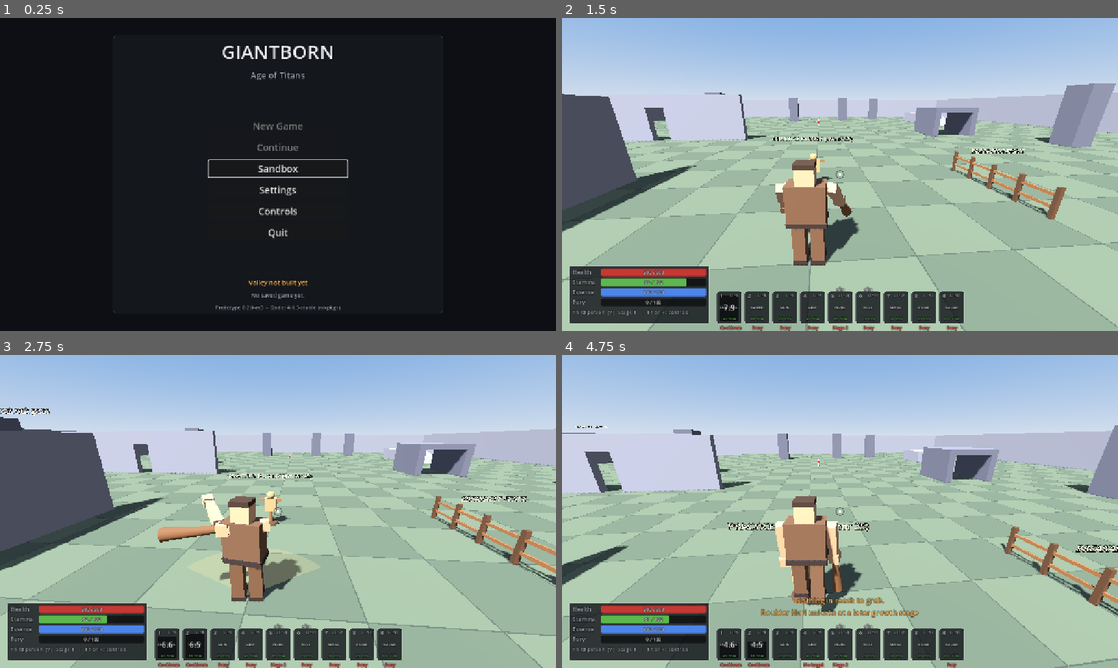
Above: before the commit, frames 1-4 (two rows, left to right).
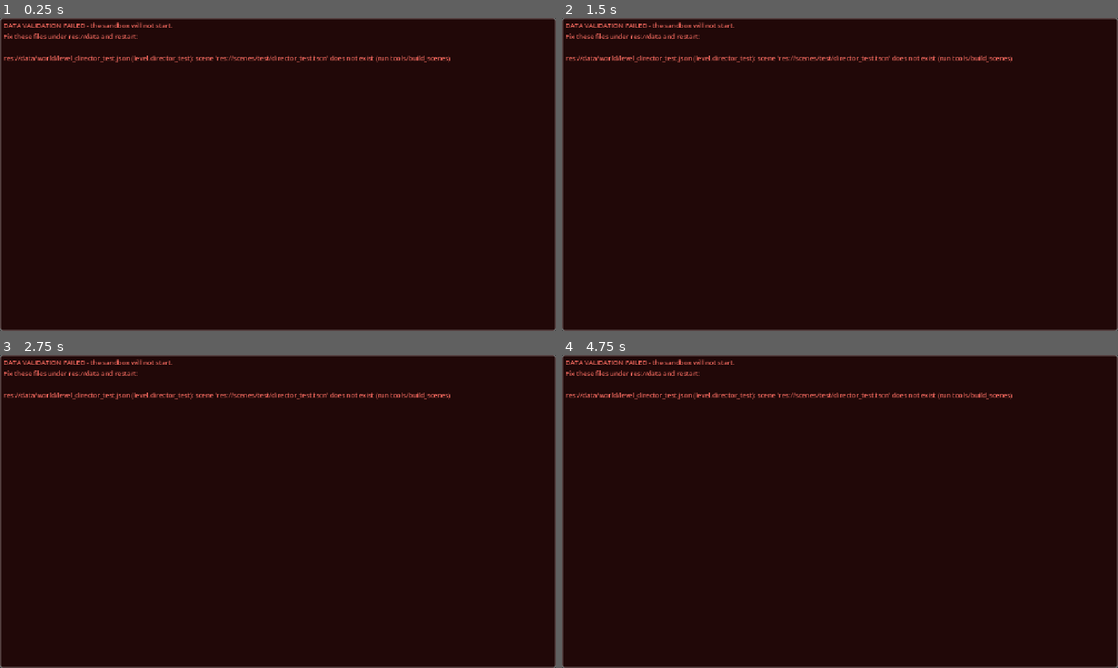
Above: after the commit, the same moments.

Repository: darkstalkermap-prog/Giantborne-Age-of-Titans
Game: Godot game, scene res://scenes/main.tscn
The game is run twice, just before and just after one commit, with the same random seed, the same clock (stepped at 60 frames per second) and the same inputs.
Inputs (mouse positions are in pixels of both pictures, inside the frame that each line leads up to):
- Up to frame 1 (0.25 s): no input
- Up to frame 2 (1.5 s): click (840, 168) at 0.5 s, where only the run before the commit has a clickable "Sandbox"; tap Enter at 1.25 s; move the mouse to (867, 174) at 1.27 s; hold W (move_forward) from 1.28 s (still down); tap 1 (ability_1) at 1.35 s; click (867, 174) at 1.42 s
- Up to frame 3 (2.75 s): keep holding W (move_forward); tap F (jump) at 1.52, 2.27 s; move the mouse to (250, 511) at 2.02 s; tap 2 (ability_2) at 2.1 s
- Up to frame 4 (4.75 s): keep holding W (move_forward); move the mouse to (851, 505) at 2.77 s; tap 3 (ability_3) at 2.85 s; move the mouse to (834, 517) at 3.52 s; tap 4 (ability_4) at 3.6 s; click (834, 517) at 3.67 s; tap F (jump) at 3.77, 4.52 s; move the mouse to (878, 514) at 4.27 s; tap 5 (ability_5) at 4.35 s

The runs differ from the first frame. In frame 1, 4.8% of the frame differs, in the area x 0-100%, y 0-100%; in frame 2, 99%; in frame 3, 99%; in frame 4, 99%.

Commit message:
P10a: level and encounter schemas, the encounter cross-record checks at the GameData post-pass anchor, director test level data
Co-Authored-By: Claude Opus 5.5 <noreply@anthropic.com>
Claude-Session: https://claude.ai/code/session_01Go6wybtSnFfKQb9VkEEDGU

Diff:
--- /dev/null
+++ b/data/world/encounter_director_test_budget.json
@@ -0,0 +1,32 @@
+{
+	"schema_version": 1,
+	"id": "encounter.director_test_budget",
+	"type": "encounter",
+	"display_name": "Test budget (14 members)",
+	"level": "level.director_test",
+	"district": "",
+	"center_m": [0, 0, 15],
+	"activate_radius_m": 20,
+	"deactivate_radius_m": 45,
+	"leash_radius_m": 30,
+	"alert_group": true,
+	"requires_flags": [],
+	"forbids_flags": [],
+	"counts_toward_budget": true,
+	"spawns": [
+		{"entity_id": "test.director.budget_w1", "definition": "enemy.wolf", "position_m": [-9, 0, 18], "yaw_deg": 180, "patrol": "", "faction": "", "commander": false, "ai_enabled": true, "persist_death": true, "loot_table": ""},
+		{"entity_id": "test.director.budget_w2", "definition": "enemy.wolf", "position_m": [-6, 0, 18], "yaw_deg": 180, "patrol": "", "faction": "", "commander": false, "ai_enabled": true, "persist_death": true, "loot_table": ""},
+		{"entity_id": "test.director.budget_w3", "definition": "enemy.wolf", "position_m": [-3, 0, 18], "yaw_deg": 180, "patrol": "", "faction": "", "commander": false, "ai_enabled": true, "persist_death": true, "loot_table": ""},
+		{"entity_id": "test.director.budget_w4", "definition": "enemy.wolf", "position_m": [0, 0, 18], "yaw_deg": 180, "patrol": "", "faction": "", "commander": false, "ai_enabled": true, "persist_death": true, "loot_table": ""},
+		{"entity_id": "test.director.budget_w5", "definition": "enemy.wolf", "position_m": [3, 0, 18], "yaw_deg": 180, "patrol": "", "faction": "", "commander": false, "ai_enabled": true, "persist_death": true, "loot_table": ""},
+		{"entity_id": "test.director.budget_w6", "definition": "enemy.wolf", "position_m": [6, 0, 18], "yaw_deg": 180, "patrol": "", "faction": "", "commander": false, "ai_enabled": true, "persist_death": true, "loot_table": ""},
+		{"entity_id": "test.director.budget_w7", "definition": "enemy.wolf", "position_m": [9, 0, 18], "yaw_deg": 180, "patrol": "", "faction": "", "commander": false, "ai_enabled": true, "persist_death": true, "loot_table": ""},
+		{"entity_id": "test.director.budget_s1", "definition": "enemy.soldier", "position_m": [-9, 0, 12], "yaw_deg": 180, "patrol": "", "faction": "", "commander": false, "ai_enabled": true, "persist_death": true, "loot_table": ""},
+		{"entity_id": "test.director.budget_s2", "definition": "enemy.soldier", "position_m": [-6, 0, 12], "yaw_deg": 180, "patrol": "", "faction": "", "commander": false, "ai_enabled": true, "persist_death": true, "loot_table": ""},
+		{"entity_id": "test.director.budget_s3", "definition": "enemy.soldier", "position_m": [-3, 0, 12], "yaw_deg": 180, "patrol": "", "faction": "", "commander": false, "ai_enabled": true, "persist_death": true, "loot_table": ""},
+		{"entity_id": "test.director.budget_s4", "definition": "enemy.soldier", "position_m": [0, 0, 12], "yaw_deg": 180, "patrol": "", "faction": "", "commander": false, "ai_enabled": true, "persist_death": true, "loot_table": ""},
+		{"entity_id": "test.director.budget_s5", "definition": "enemy.soldier", "position_m": [3, 0, 12], "yaw_deg": 180, "patrol": "", "faction": "", "commander": false, "ai_enabled": true, "persist_death": true, "loot_table": ""},
+		{"entity_id": "test.director.budget_s6", "definition": "enemy.soldier", "position_m": [6, 0, 12], "yaw_deg": 180, "patrol": "", "faction": "", "commander": false, "ai_enabled": true, "persist_death": true, "loot_table": ""},
+		{"entity_id": "test.director.budget_s7", "definition": "enemy.soldier", "position_m": [9, 0, 12], "yaw_deg": 180, "patrol": "", "faction": "", "commander": false, "ai_enabled": true, "persist_death": true, "loot_table": ""}
+	]
+}
--- /dev/null
+++ b/data/world/encounter_director_test_soldiers.json
@@ -0,0 +1,24 @@
+{
+	"schema_version": 1,
+	"id": "encounter.director_test_soldiers",
+	"type": "encounter",
+	"display_name": "Test soldiers",
+	"level": "level.director_test",
+	"district": "east",
+	"center_m": [35, 0, -30],
+	"activate_radius_m": 25,
+	"deactivate_radius_m": 80,
+	"leash_radius_m": 40,
+	"alert_group": true,
+	"requires_flags": [],
+	"forbids_flags": [],
+	"counts_toward_budget": true,
+	"spawns": [
+		{"entity_id": "test.director.soldier_1", "definition": "enemy.soldier", "position_m": [32, 0, -32], "yaw_deg": 180,
+			"patrol": "test.patrol.soldiers", "faction": "", "commander": false, "ai_enabled": true, "persist_death": true, "loot_table": ""},
+		{"entity_id": "test.director.soldier_2", "definition": "enemy.soldier", "position_m": [35, 0, -28], "yaw_deg": 180,
+			"patrol": "", "faction": "", "commander": true, "ai_enabled": true, "persist_death": true, "loot_table": ""},
+		{"entity_id": "test.director.soldier_3", "definition": "enemy.soldier", "position_m": [38, 0, -32], "yaw_deg": 180,
+			"patrol": "", "faction": "", "commander": false, "ai_enabled": true, "persist_death": true, "loot_table": ""}
+	]
+}
--- /dev/null
+++ b/data/world/encounter_director_test_wolves.json
@@ -0,0 +1,24 @@
+{
+	"schema_version": 1,
+	"id": "encounter.director_test_wolves",
+	"type": "encounter",
+	"display_name": "Test wolves",
+	"level": "level.director_test",
+	"district": "west",
+	"center_m": [-35, 0, -30],
+	"activate_radius_m": 25,
+	"deactivate_radius_m": 50,
+	"leash_radius_m": 30,
+	"alert_group": true,
+	"requires_flags": [],
+	"forbids_flags": [],
+	"counts_toward_budget": true,
+	"spawns": [
+		{"entity_id": "test.director.wolf_1", "definition": "enemy.wolf", "position_m": [-38, 0, -28], "yaw_deg": 180,
+			"patrol": "", "faction": "", "commander": false, "ai_enabled": true, "persist_death": true, "loot_table": ""},
+		{"entity_id": "test.director.wolf_2", "definition": "enemy.wolf", "position_m": [-32, 0, -28], "yaw_deg": 180,
+			"patrol": "", "faction": "", "commander": false, "ai_enabled": true, "persist_death": true, "loot_table": ""},
+		{"entity_id": "test.director.wolf_3", "definition": "enemy.wolf", "position_m": [-35, 0, -33], "yaw_deg": 180,
+			"patrol": "", "faction": "", "commander": false, "ai_enabled": true, "persist_death": true, "loot_table": ""}
+	]
+}
--- /dev/null
+++ b/data/world/level_director_test.json
@@ -0,0 +1,20 @@
+{
+	"schema_version": 1,
+	"id": "level.director_test",
+	"type": "level",
+	"display_name": "Director test level",
+	"description": "P10a: the EncounterDirector proven on a 120 x 120 m floor - wolves, soldiers with a commander and a patrol, and a 14-member budget test.",
+	"scene": "res://scenes/test/director_test.tscn",
+	"start_checkpoint": "test.director.cp_start",
+	"max_active_enemies": 12,
+	"lod": {"near_m": 40, "mid_m": 90, "check_ticks": 30, "corpse_free_s": 6},
+	"render": {
+		"low": {"shadow_distance_m": 60, "scenery_visibility_end_m": 160, "msaa": 0},
+		"medium": {"shadow_distance_m": 120, "scenery_visibility_end_m": 220, "msaa": 2}
+	},
+	"web_overrides": {"quality": "low", "ai_tier1_m": 30},
+	"districts": [
+		{"id": "west", "display_name": "West half", "min_m": [-60, 0, -60], "max_m": [0, 0, 60]},
+		{"id": "east", "display_name": "East half", "min_m": [0, 0, -60], "max_m": [60, 0, 60]}
+	]
+}
--- a/scripts/core/game_data.gd
+++ b/scripts/core/game_data.gd
@@ -87,6 +87,11 @@
 	else:
 		warnings.append_array(telegraph_problems)
 	## @anchor P10a
+	# Encounters (P10a): a spawn entity_id belongs to one encounter only ("Duplicate spawn
+	# entity_id '...'"), a spawn's definition is an enemy or npc record, and an encounter's
+	# district is one of its level's districts (encounter_schema.gd cross_record_errors).
+	if DataValidator.SCHEMAS.has("encounter"):
+		errors.append_array(DataValidator.SCHEMAS["encounter"].cross_record_errors(records, record_paths))
 
 	## @anchor P12
 
--- /dev/null
+++ b/scripts/core/schemas/encounter_schema.gd
@@ -0,0 +1,158 @@
+extends RefCounted
+## Schema module for "encounter" records (P10a; plan §2.8.3): a group of actors the
+## EncounterDirector spawns from data near its centre, with stable entity ids.
+## Loaded by DataValidator's registry (see data_validator.gd for the module contract).
+##
+##   {"schema_version": 1, "id": "encounter.forest_wolves_a", "type": "encounter", "level": "level.valley",
+##    "district": "forest", "center_m": [-142, 0, 55], "activate_radius_m": 55, "deactivate_radius_m": 110,
+##    "leash_radius_m": 50, "alert_group": true, "requires_flags": [], "forbids_flags": [],
+##    "counts_toward_budget": true,
+##    "spawns": [{"entity_id": "valley.forest.wolf_a1", "definition": "enemy.wolf", "position_m": [-150, 0, 50],
+##                "yaw_deg": 90, "patrol": "valley.patrol.wolves_a", "faction": "", "commander": false,
+##                "ai_enabled": true, "persist_death": true, "loot_table": ""}]}
+##
+## Defaults (the EncounterDirector applies them when a key is absent): district "",
+## leash_radius_m 0 (no leash: the boss, held by its arena gate), alert_group true,
+## requires_flags / forbids_flags [], counts_toward_budget true; per spawn: yaw_deg 0, patrol "",
+## faction "", commander false, ai_enabled true, persist_death true, loot_table "" (the
+## record's own table).
+##
+## `definition` must name an enemy or npc record. References are exact-type, so that check,
+## the uniqueness of spawn entity ids across encounters and the district (one of the level's
+## districts) are cross-record checks: cross_record_errors(), run by the GameData post-pass.
+
+const U := preload("res://scripts/core/schemas/schema_util.gd")
+const LEVEL := preload("res://scripts/core/schemas/level_schema.gd")
+
+## Record types a spawn's definition may name (npc arrives with P11b).
+const DEFINITION_TYPES := ["enemy", "npc"]
+
+
+static func fields() -> Dictionary:
+	return {
+		"level": U.ref("level", true),
+		"district": U.str_field(),
+		"center_m": U.vec3(true),
+		# The encounter activates when the player comes this close to its centre (horizontal)...
+		"activate_radius_m": U.pos(true),
+		# ... and its living members are despawned once the player is farther than this and no
+		# member has been aware of the player for 10 s.
+		"deactivate_radius_m": U.pos(true),
+		# A member farther than this from the centre walks home (0 = no leash).
+		"leash_radius_m": U.num(0.0),
+		# Members share awareness: when one notices the player, the others do too.
+		"alert_group": U.bool_field(),
+		"requires_flags": {"t": "array", "items": "string"},
+		"forbids_flags": {"t": "array", "items": "string"},
+		# Members whose definition is an enemy count toward the level's max_active_enemies.
+		"counts_toward_budget": U.bool_field(),
+		"spawns": {"t": "array", "req": true, "items": "dict", "item_fields": {
+			"entity_id": U.str_field(true),
+			"definition": U.str_field(true),
+			"position_m": U.vec3(true),
+			"yaw_deg": U.num(-360.0, 360.0),
+			# A patrol route id: the level's Markers/Patrol/<route> node ("" = none).
+			"patrol": U.str_field(),
+			"faction": U.str_field(),
+			"commander": U.bool_field(),
+			"ai_enabled": U.bool_field(),
+			"persist_death": U.bool_field(),
+			"loot_table": U.ref("loot_table", false, true)}},
+	}
+
+
+static func semantic(d: Dictionary, ctx: String, out: Dictionary) -> void:
+	if U.is_number(d.get("activate_radius_m")) and U.is_number(d.get("deactivate_radius_m")) \
+			and float(d.deactivate_radius_m) <= float(d.activate_radius_m):
+		out.errors.append("%s: deactivate_radius_m must be greater than activate_radius_m" % ctx)
+	for key: String in ["requires_flags", "forbids_flags"]:
+		var flags: Variant = d.get(key)
+		if typeof(flags) == TYPE_ARRAY:
+			var i := 0
+			for f: Variant in flags:
+				U.check_flag_id(f, "%s.%s[%d]" % [ctx, key, i], out)
+				i += 1
+	var district: Variant = d.get("district")
+	if typeof(district) == TYPE_STRING and district != "" \
+			and RegEx.create_from_string(LEVEL.DISTRICT_ID_REGEX).search(district) == null:
+		out.errors.append("%s.district: '%s' must be a plain lowercase district id like 'forest'" % [ctx, district])
+	var spawns: Variant = d.get("spawns")
+	if typeof(spawns) != TYPE_ARRAY:
+		return
+	if (spawns as Array).is_empty():
+		out.errors.append("%s: spawns must list at least one member" % ctx)
+	var seen := {}
+	var i := 0
+	for s: Variant in spawns:
+		var sctx := "%s.spawns[%d]" % [ctx, i]
+		i += 1
+		if typeof(s) != TYPE_DICTIONARY:
+			continue
+		var entity_id: Variant = s.get("entity_id")
+		if typeof(entity_id) == TYPE_STRING and U.check_id_string(entity_id, sctx + ".entity_id", out):
+			if seen.has(entity_id):
+				out.errors.append("%s.entity_id: duplicate spawn entity_id '%s' in this encounter" % [sctx, entity_id])
+			seen[entity_id] = true
+		var definition: Variant = s.get("definition")
+		if typeof(definition) == TYPE_STRING:
+			U.check_id_string(definition, sctx + ".definition", out)
+		var patrol: Variant = s.get("patrol")
+		if typeof(patrol) == TYPE_STRING and patrol != "":
+			U.check_id_string(patrol, sctx + ".patrol", out)
+
+
+static func required_ids() -> Dictionary:
+	return {}
+
+
+## Cross-record checks (the GameData post-pass, plan §2.8.1 / §3.10), over every loaded record:
+##   * a spawn entity_id is used by one encounter only ("Duplicate spawn entity_id '…'");
+##   * a spawn's definition is an enemy or npc record;
+##   * a non-empty district is one of the level's districts.
+## Returns the error lines (empty when everything holds).
+static func cross_record_errors(records: Dictionary, record_paths: Dictionary = {}) -> PackedStringArray:
+	var errors := PackedStringArray()
+	var first_use := {}   # entity_id -> encounter id
+	var ids: Array = []
+	for id: Variant in records:
+		var rec: Variant = records[id]
+		if typeof(rec) == TYPE_DICTIONARY and rec.get("type") == "encounter":
+			ids.append(str(id))
+	ids.sort()
+	for enc_id: String in ids:
+		var rec: Dictionary = records[enc_id]
+		var ctx := "%s (%s)" % [record_paths.get(enc_id, enc_id), enc_id]
+		var level: Variant = records.get(str(rec.get("level", "")))
+		var district: Variant = rec.get("district", "")
+		if typeof(district) == TYPE_STRING and district != "" and typeof(level) == TYPE_DICTIONARY \
+				and level.get("type") == "level":
+			var known := LEVEL.district_ids(level)
+			if not known.has(district):
+				errors.append("%s: district '%s' is not a district of %s (known: %s)" % [ctx, district,
+					rec.get("level"), ", ".join(known)])
+		var spawns: Variant = rec.get("spawns")
+		if typeof(spawns) != TYPE_ARRAY:
+			continue
+		var i := 0
+		for s: Variant in spawns:
+			var sctx := "%s.spawns[%d]" % [ctx, i]
+			i += 1
+			if typeof(s) != TYPE_DICTIONARY:
+				continue
+			var entity_id: Variant = s.get("entity_id")
+			if typeof(entity_id) == TYPE_STRING and entity_id != "":
+				if first_use.has(entity_id) and first_use[entity_id] != enc_id:
+					errors.append("%s: Duplicate spawn entity_id '%s' (also spawned by %s)" % [sctx,
+						entity_id, first_use[entity_id]])
+				elif not first_use.has(entity_id):
+					first_use[entity_id] = enc_id
+			var definition: Variant = s.get("definition")
+			if typeof(definition) != TYPE_STRING:
+				continue
+			var def_rec: Variant = records.get(definition)
+			if typeof(def_rec) != TYPE_DICTIONARY:
+				errors.append("%s.definition: missing reference '%s' (expected an enemy or npc record)" % [sctx, definition])
+			elif not DEFINITION_TYPES.has(def_rec.get("type")):
+				errors.append("%s.definition: '%s' is a %s, expected an enemy or npc record" % [sctx,
+					definition, def_rec.get("type")])
+	return errors
--- /dev/null
+++ b/scripts/core/schemas/level_schema.gd
@@ -0,0 +1,126 @@
+extends RefCounted
+## Schema module for "level" records (P10a; plan §2.8.3): one per loadable level (the Valley,
+## test levels). The level's root node (LevelRoot) carries the same id as `level_id`; the
+## EncounterDirector reads the budget and the AI LOD numbers from it, P14 the render presets
+## and the web overrides, GameSession the start checkpoint and the scene.
+## Loaded by DataValidator's registry (see data_validator.gd for the module contract).
+##
+##   {"schema_version": 1, "id": "level.valley", "type": "level", "display_name": "Valley of Broken Kings",
+##    "scene": "res://scenes/world/valley.tscn", "start_checkpoint": "valley.shrine.hollow", "max_active_enemies": 12,
+##    "lod": {"near_m": 40, "mid_m": 90, "check_ticks": 30, "corpse_free_s": 6},
+##    "render": {"low": {"shadow_distance_m": 60, "scenery_visibility_end_m": 160, "msaa": 0},
+##               "medium": {"shadow_distance_m": 120, "scenery_visibility_end_m": 220, "msaa": 2}},
+##    "web_overrides": {"quality": "low", "ai_tier1_m": 30},
+##    "districts": [{"id": "hollow", "display_name": "Giant's Hollow", "min_m": [-200, 0, 100], "max_m": [-90, 0, 200]}]}
+##
+## Defaults (the EncounterDirector applies them when a key is absent): max_active_enemies 12,
+## lod {near_m 40, mid_m 90, check_ticks 30, corpse_free_s 6}. District ids are plain words
+## ("hollow"); encounters name theirs in `district` (checked by the GameData post-pass).
+
+const U := preload("res://scripts/core/schemas/schema_util.gd")
+
+## The graphics presets a level may tune (P14 applies them; Settings.graphics_quality).
+const QUALITIES := ["low", "medium"]
+const MSAA_VALUES := [0, 2, 4, 8]
+const DISTRICT_ID_REGEX := "^[a-z][a-z0-9_]*$"
+
+
+static func fields() -> Dictionary:
+	var preset := {"t": "dict", "fields": {
+		"shadow_distance_m": U.num(0.0),
+		"scenery_visibility_end_m": U.num(0.0),
+		"msaa": U.int_field(0, 8)}}
+	return {
+		# The scene main.gd instantiates for this level (must exist).
+		"scene": U.str_field(true),
+		# Where a New Game starts (a CheckpointMarker id in the scene).
+		"start_checkpoint": U.str_field(true),
+		# The EncounterDirector never has more budgeted combatants alive at once.
+		"max_active_enemies": U.int_field(1, 64),
+		# AI level of detail: tier 0 within near_m of the player, tier 1 within mid_m, else
+		# tier 2 (dormant); checked every check_ticks; dead encounter members are freed
+		# corpse_free_s after death.
+		"lod": {"t": "dict", "fields": {
+			"near_m": U.pos(true),
+			"mid_m": U.pos(true),
+			"check_ticks": U.int_field(1, 600, true),
+			"corpse_free_s": U.num(0.0, null, true)}},
+		"render": {"t": "dict", "keys_enum": QUALITIES, "values": preset},
+		"web_overrides": {"t": "dict", "fields": {
+			"quality": U.str_field(false, QUALITIES),
+			"ai_tier1_m": U.pos()}},
+		"districts": {"t": "array", "items": "dict", "item_fields": {
+			"id": U.str_field(true),
+			"display_name": U.str_field(),
+			"min_m": U.vec3(true),
+			"max_m": U.vec3(true)}},
+	}
+
+
+static func semantic(d: Dictionary, ctx: String, out: Dictionary) -> void:
+	var scene: Variant = d.get("scene")
+	if typeof(scene) == TYPE_STRING:
+		if not (scene.begins_with("res://scenes/") and scene.ends_with(".tscn")):
+			out.errors.append("%s: scene '%s' must be a res://scenes/....tscn path" % [ctx, scene])
+		elif not ResourceLoader.exists(scene):
+			out.errors.append("%s: scene '%s' does not exist (run tools/build_scenes)" % [ctx, scene])
+	var start: Variant = d.get("start_checkpoint")
+	if typeof(start) == TYPE_STRING:
+		U.check_id_string(start, ctx + ".start_checkpoint", out)
+	var lod: Variant = d.get("lod")
+	if typeof(lod) == TYPE_DICTIONARY and U.is_number(lod.get("near_m")) and U.is_number(lod.get("mid_m")) \
+			and float(lod.near_m) > float(lod.mid_m):
+		out.errors.append("%s: lod.near_m must be <= lod.mid_m" % ctx)
+	var render: Variant = d.get("render")
+	if typeof(render) == TYPE_DICTIONARY:
+		for q: Variant in render:
+			var preset: Variant = render[q]
+			if typeof(preset) == TYPE_DICTIONARY and U.is_number(preset.get("msaa")) \
+					and not MSAA_VALUES.has(int(preset.msaa)):
+				out.errors.append("%s.render.%s.msaa: must be one of %s (got %s)" % [ctx, q, MSAA_VALUES, preset.msaa])
+	var districts: Variant = d.get("districts")
+	if typeof(districts) == TYPE_ARRAY:
+		var re := RegEx.create_from_string(DISTRICT_ID_REGEX)
+		var seen := {}
+		var i := 0
+		for dist: Variant in districts:
+			var dctx := "%s.districts[%d]" % [ctx, i]
+			i += 1
+			if typeof(dist) != TYPE_DICTIONARY:
+				continue
+			var id: Variant = dist.get("id")
+			if typeof(id) == TYPE_STRING:
+				if re.search(id) == null:
+					out.errors.append("%s.id: district id '%s' must be a plain lowercase word like 'hollow'" % [dctx, id])
+				if seen.has(id):
+					out.errors.append("%s.id: duplicate district id '%s'" % [dctx, id])
+				seen[id] = true
+			var lo: Variant = dist.get("min_m")
+			var hi: Variant = dist.get("max_m")
+			if _is_vec3(lo) and _is_vec3(hi):
+				if float(lo[0]) > float(hi[0]) or float(lo[2]) > float(hi[2]):
+					out.errors.append("%s: min_m must not exceed max_m in x and z" % dctx)
+
+
+static func required_ids() -> Dictionary:
+	return {}
+
+
+## The district ids a level record declares, in order.
+static func district_ids(level: Dictionary) -> PackedStringArray:
+	var out := PackedStringArray()
+	var districts: Variant = level.get("districts")
+	if typeof(districts) == TYPE_ARRAY:
+		for dist: Variant in districts:
+			if typeof(dist) == TYPE_DICTIONARY and typeof(dist.get("id")) == TYPE_STRING:
+				out.append(dist.id)
+	return out
+
+
+static func _is_vec3(v: Variant) -> bool:
+	if typeof(v) != TYPE_ARRAY or (v as Array).size() != 3:
+		return false
+	for c: Variant in v:
+		if not U.is_number(c):
+			return false
+	return true
Not shown, added: scripts/core/schemas/encounter_schema.gd.uid
Not shown, added: scripts/core/schemas/level_schema.gd.uid
